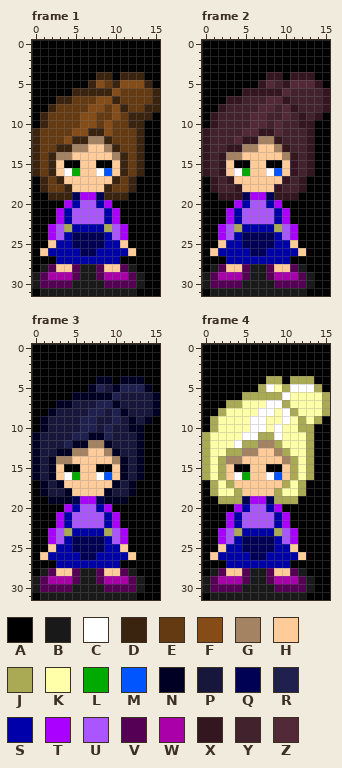
Pixel-art file, stored at Player_Testing.ase. This is how it looked before the edit.
16x32 pixels, 5 frames. Shown: frame 1, frame 2, frame 3, frame 4. The commit also changed other frames, which this record leaves out.
Palette (. is transparent): A #000000  B #191919  C #ffffff  D #3b240f  E #633a11  F #854c18  G #a48362  H #ffcc99  J #aaaa55  K #ffffaa  L #00aa00  M #0055ff  N #000024  P #17173b  Q #000055  R #20204f  S #0000aa  T #aa00ff  U #aa55ff  V #550055  W #aa00aa  X #331620  Y #42222d  Z #522a37
And afterwards:
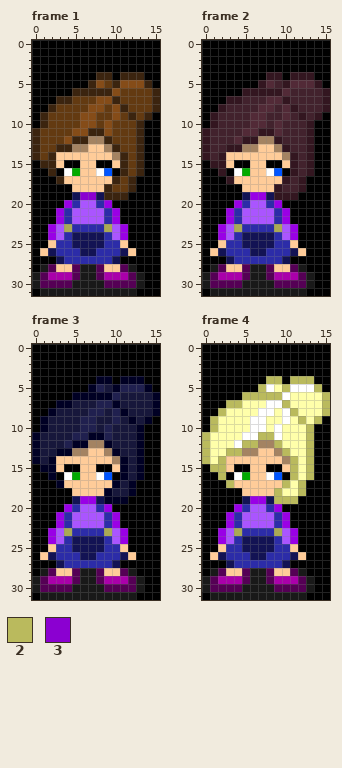
Colours new in this view: 2 #baba5d  3 #8b00d1
From old to new:
layer "Head" now hidden
layer "Hair2" added
@@ palette @@
-Q #000055
+Q #131354
-S #0000aa
+S #2c2ca8
-T #aa00ff
+T #9900e6
--- frame 1
@@ x 10..15 @@
  7 DEEEED
- 8 FDEEDD
- 9 FEDDDA
-10 EEDDAA
+ 8 FDEEED
+ 9 FEDEDA
+10 EEEDAA
 11 EEEDAA
@@ x 0..15 @@
 13 DEEDDGGHHGDEEDAA
-14 DEDGGHHHHHGDEDAA
-15 DEDHAAHHAAHDEDAA
-16 DEDHCLHHCMHDEDAA
-17 ADEDHHHHHHDEDAAA
-18 ADEEDHHHHDEEDAAA
-19 AADDDQTTQDDDAAAA
+14 DEDHHHHHHHGDEDAA
+15 ADDHAAHHAAHDEDAA
+16 AADACLHHCMADEDAA
+17 AAADHHHHHHDEDAAA
+18 AAAAAHHHHDEEDAAA
+19 AAAAAQ33QDDDAAAA
 20 AAAATSUUSTAAAAAA
@@ x 0..15 @@
 25 AAHSSQQQQSSHAAAA
-26 AHSSSSQQSSSSHAAA
-27 AAASSSSSSSSAAAAA
+26 AHQSSSQQSSSQHAAA
+27 AAAQSSSSSSQAAAAA
 28 ABVHHVBBVHHVBAAA
--- frame 2
@@ x 10..14 @@
  9 ZYXYX
-10 YYXXA
+10 YYYXA
 11 YYYXA
@@ x 0..15 @@
 13 XYYXXGGHHGXYYXAA
-14 XYXGGHHHHHGXYXAA
-15 XYXHAAHHAAHXYXAA
-16 XYXHCLHHCMHXYXAA
-17 AXYXHHHHHHXYXAAA
-18 AXYYXHHHHXYYXAAA
-19 AAXXXQTTQXXXAAAA
+14 XYXHHHHHHHGXYXAA
+15 AXXHAAHHAAHXYXAA
+16 AAXACLHHCMAXYXAA
+17 AAAXHHHHHHXYXAAA
+18 AAAAAHHHHXYYXAAA
+19 AAAAAQTTQXXXAAAA
 20 AAAATSUUSTAAAAAA
@@ x 0..15 @@
 25 AAHSSQQQQSSHAAAA
-26 AHSSSSQQSSSSHAAA
-27 AAASSSSSSSSAAAAA
+26 AHQSSSQQSSSQHAAA
+27 AAAQSSSSSSQAAAAA
 28 ABVHHVBBVHHVBAAA
--- frame 3
@@ x 10..14 @@
  9 RPNPN
-10 PPNNA
+10 PPPNA
 11 PPPNA
@@ x 0..15 @@
 13 NPPNNGGHHGNPPNAA
-14 NPNGGHHHHHGNPNAA
-15 NPNHAAHHAAHNPNAA
-16 NPNHCLHHCMHNPNAA
-17 ANPNHHHHHHNPNAAA
-18 ANPPNHHHHNPPNAAA
-19 AANNNQTTQNNNAAAA
+14 NPNHHHHHHHGNPNAA
+15 ANNHAAHHAAHNPNAA
+16 AANACLHHCMANPNAA
+17 AAANHHHHHHNPNAAA
+18 AAAAAHHHHNPPNAAA
+19 AAAAAQTTQNNNAAAA
 20 AAAATSUUSTAAAAAA
@@ x 0..15 @@
 25 AAHSSQQQQSSHAAAA
-26 AHSSSSQQSSSSHAAA
-27 AAASSSSSSSSAAAAA
+26 AHQSSSQQSSSQHAAA
+27 AAAQSSSSSSQAAAAA
 28 ABVHHVBBVHHVBAAA
--- frame 4
@@ x 0..15 @@
  3 AAAAAAAAAAAAAAAA
- 4 AAAAAAAAJJAJJJAA
- 5 AAAAAAAJCKJCCCJA
- 6 AAAAAJJJJJCKKKKJ
- 7 AAAJJKKKCCJKKKKJ
- 8 AAJKKKKCCKCJKKKJ
- 9 AJKKKKCCKKCKJKJA
-10 AJKKKKCCKCKKJJAA
-11 JKKKKCCJJCKKKJAA
-12 JKKKCJJGGJKKKJAA
-13 JKKJJGGHHGJKKJAA
-14 JKJGGHHHHHGJKJAA
-15 JKJHAAHHAAHJKJAA
-16 JKJHCLHHCMHJKJAA
-17 AJKJHHHHHHJKJAAA
-18 AJKKJHHHHJKKJAAA
-19 AAJJJQTTQJJJAAAA
+ 4 AAAAAAAA22A222AA
+ 5 AAAAAAA2CK2CCC2A
+ 6 AAAAA22222CKKKK2
+ 7 AAA22KKKCC2KKKK2
+ 8 AA2KKKKCCKC2KKK2
+ 9 A2KKKKCCKKCK2K2A
+10 A2KKKKCCKCKKK2AA
+11 2KKKKCC22CKKK2AA
+12 2KKKC22GG2KKK2AA
+13 2KK22GGHHG2KK2AA
+14 2K2HHHHHHHG2K2AA
+15 A22HAAHHAAH2K2AA
+16 AA2ACLHHCMA2K2AA
+17 AAA2HHHHHH2K2AAA
+18 AAAAAHHHH2KK2AAA
+19 AAAAAQTTQ222AAAA
 20 AAAATSUUSTAAAAAA
@@ x 0..15 @@
 25 AAHSSQQQQSSHAAAA
-26 AHSSSSQQSSSSHAAA
-27 AAASSSSSSSSAAAAA
+26 AHQSSSQQSSSQHAAA
+27 AAAQSSSSSSQAAAAA
 28 ABVHHVBBVHHVBAAA
